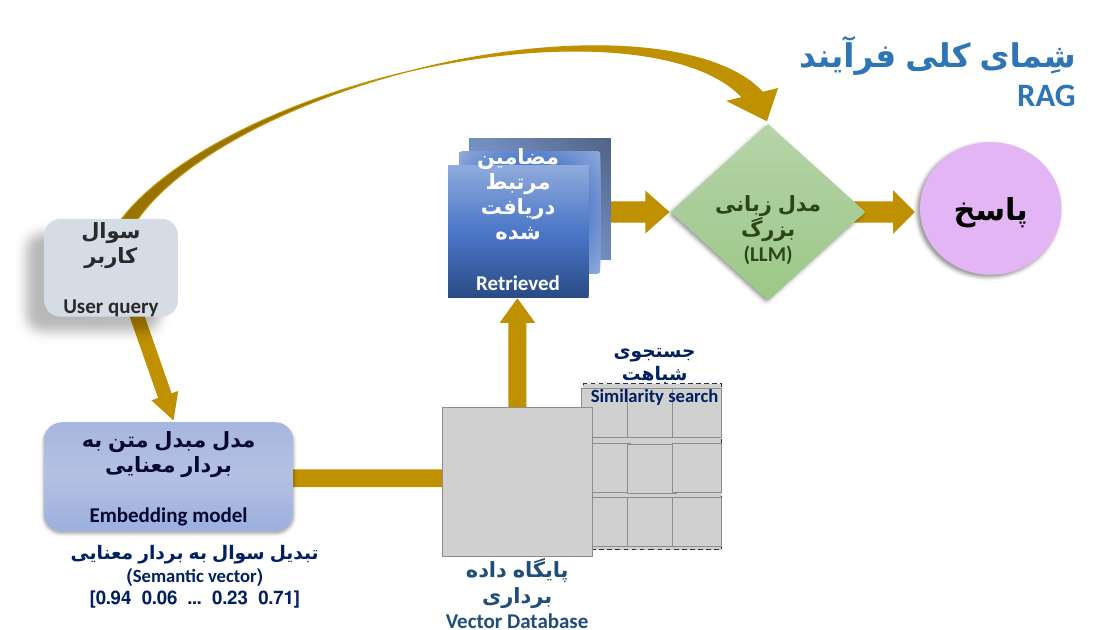
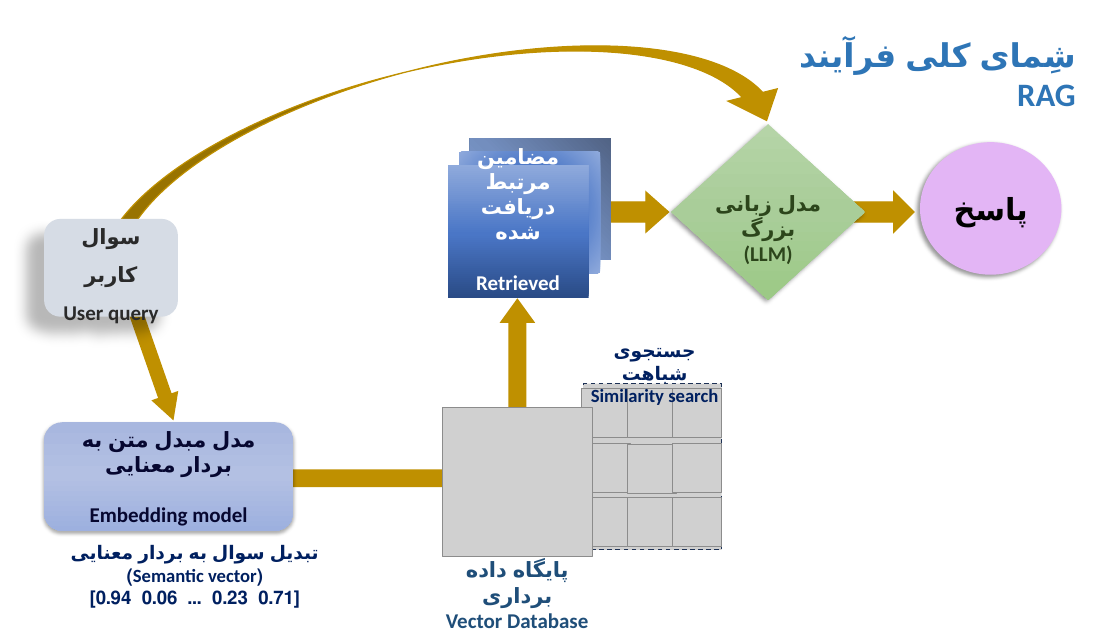
Before and after one commit to FarshadAmiri/DataGPT, a slide deck: slide 6 of RAG.pptx. Drawn at 1120x630 pixels with LibreOffice and Linux fonts; fonts in the diff are those of the drawing; grey boxes stand for pictures. Boxes give left, top, right and bottom in pixels: in the first picture for what was removed or moved away, otherwise in the second. Text is boxed around its words. In the diff, an @@ line names an element or a change of style, - is before the commit and + after.

```diff
--- a/RAG.pptx
+++ b/RAG.pptx
@@ rounded rectangle "سوال کاربر" at (44, 219, 177, 317): line spacing 1 to 1.5 @@
```
